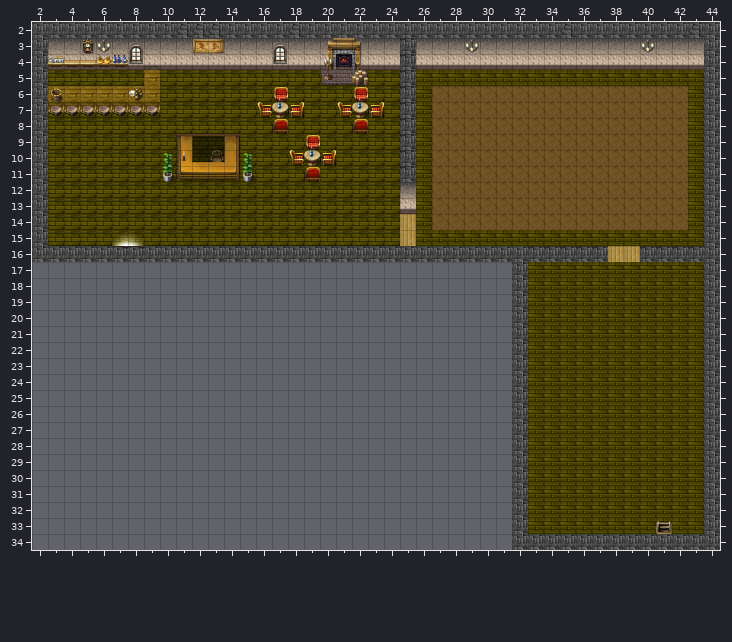
Tiled map (JSON) -- assets/maps/inn.json. The picture above is the old version.
Cells are 32x32 px. Shown: x 2..44, y 2..34.
Now the later version:
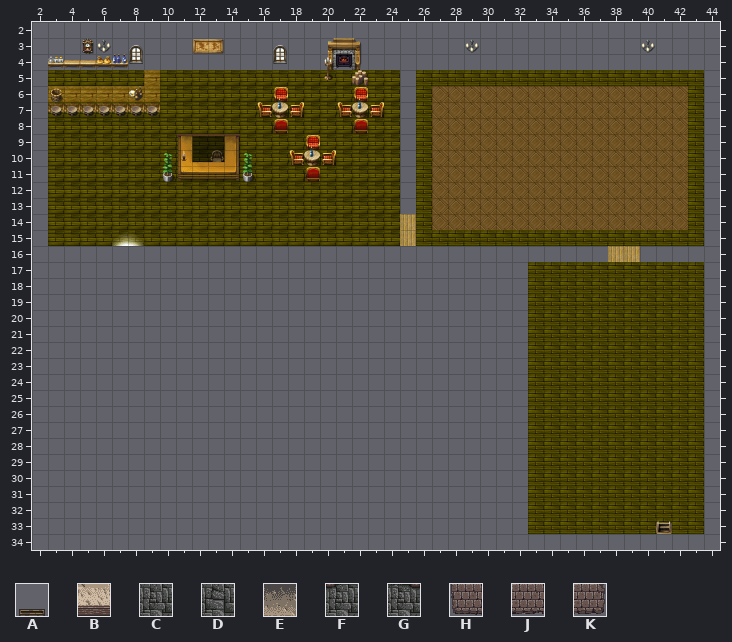
Key: from "hyptosis_til-art-batch-2": A 42, B 498, C 529, D 530, E 561, F 587, G 588, H 595, J 596, K 597.
_ is an empty cell.
What changed:
Layer "Ground":
y 2: x 2..44 CCCCCCCCCDDDCCCCDCCCCCCCCCCCCCCCCDCCCCCCCDC -> ___________________________________________
y 3: x 2..20 CEEEEEEEEEEEEEEEEEE -> ___________________; x 22..44 EEEFEEEEEEEEEEEEEEEEEEC -> _______________________
y 4: x 2..44 CBBBBBBBBBBBBBBBBBBBBBBFBBBBBBBBBBBBBBBBBBC -> ___________________________________________
y 5..11: x 2 C -> _; x 25 F -> _; x 44 C -> _
y 12: x 2 C -> _; x 25 E -> _; x 44 C -> _
y 13: x 2 C -> _; x 25 B -> _; x 44 C -> _
y 14..15: x 2 C -> _; x 44 C -> _
y 16: x 2..37 CCCCCGGCCCCCCCCCCCCCCCCCCCCCCCCFFFFF -> ____________________________________; x 40..44 FFFFC -> _____
y 17..33: x 32 C -> _; x 44 C -> _
y 34: x 32..44 CCCCCCCCCCCCC -> _____________
Layer "Mask":
y 4: x 9 A -> _
y 5: x 20..22 HJK -> ___
